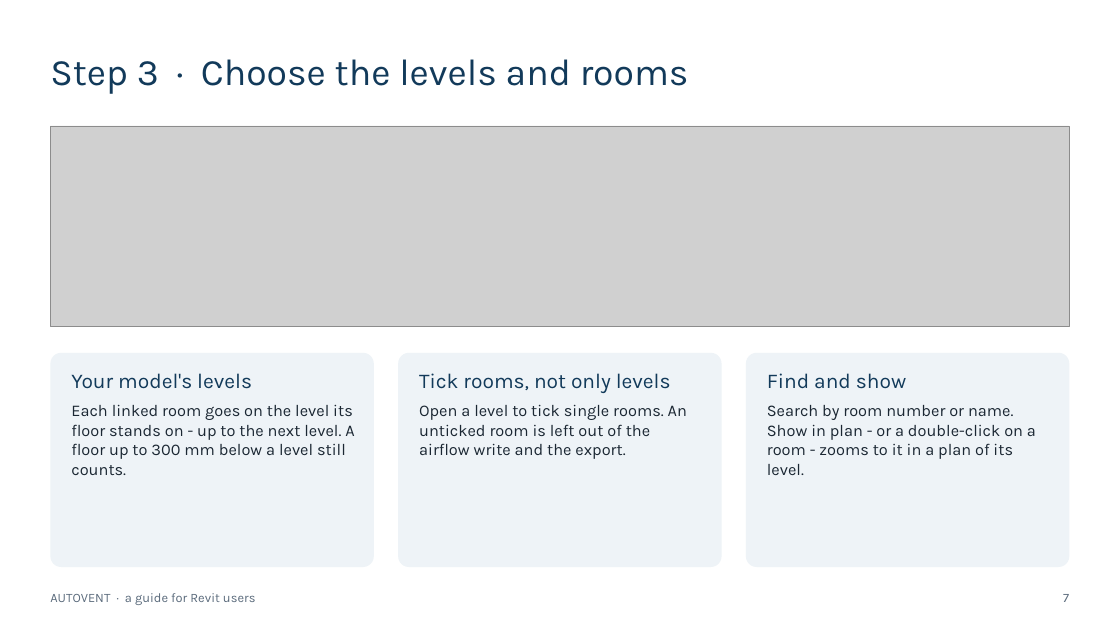
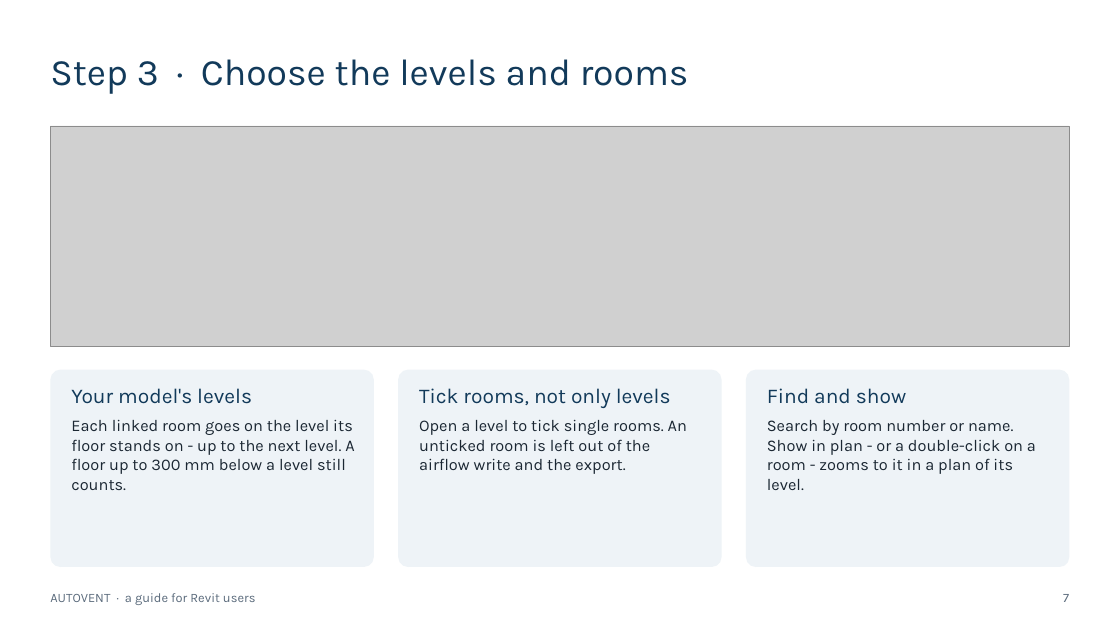
Before and after one commit to Grimwaldo/ATKINSMEC, a slide deck: slide 7 of docs/AUTOVENT-guide.pptx. Drawn at 1120x630 pixels with LibreOffice and Linux fonts; fonts in the diff are those of the drawing; grey boxes stand for pictures. Boxes give left, top, right and bottom in pixels: in the first picture for what was removed or moved away, otherwise in the second. Text is boxed around its words. In the diff, an @@ line names an element or a change of style, - is before the commit and + after.

```diff
--- a/docs/AUTOVENT-guide.pptx
+++ b/docs/AUTOVENT-guide.pptx
@@ picture: place and size @@
-picture at <box>50,126,1070,327</box>
+picture at <box>50,126,1070,346</box>
@@ rounded rectangle: place and size @@
-rounded rectangle at <box>50,353,374,567</box>
+rounded rectangle at <box>50,370,374,567</box>
@@ text "Your model's levels": place and size @@
-text "Your model's levels" at <box>71,373,354,475</box>
+text "Your model's levels" at <box>71,388,354,490</box>
@@ rounded rectangle: place and size @@
-rounded rectangle at <box>398,353,722,567</box>
+rounded rectangle at <box>398,370,722,567</box>
@@ text "Tick rooms, not only levels": place and size @@
-text "Tick rooms, not only levels" at <box>419,373,687,459</box>
+text "Tick rooms, not only levels" at <box>419,388,687,474</box>
@@ rounded rectangle: place and size @@
-rounded rectangle at <box>746,353,1070,567</box>
+rounded rectangle at <box>746,370,1070,567</box>
@@ text "Find and show": place and size @@
-text "Find and show" at <box>767,373,1036,475</box>
+text "Find and show" at <box>767,388,1036,490</box>
```
Also in this commit, not shown: 3 other slides changed, 25 other files.
